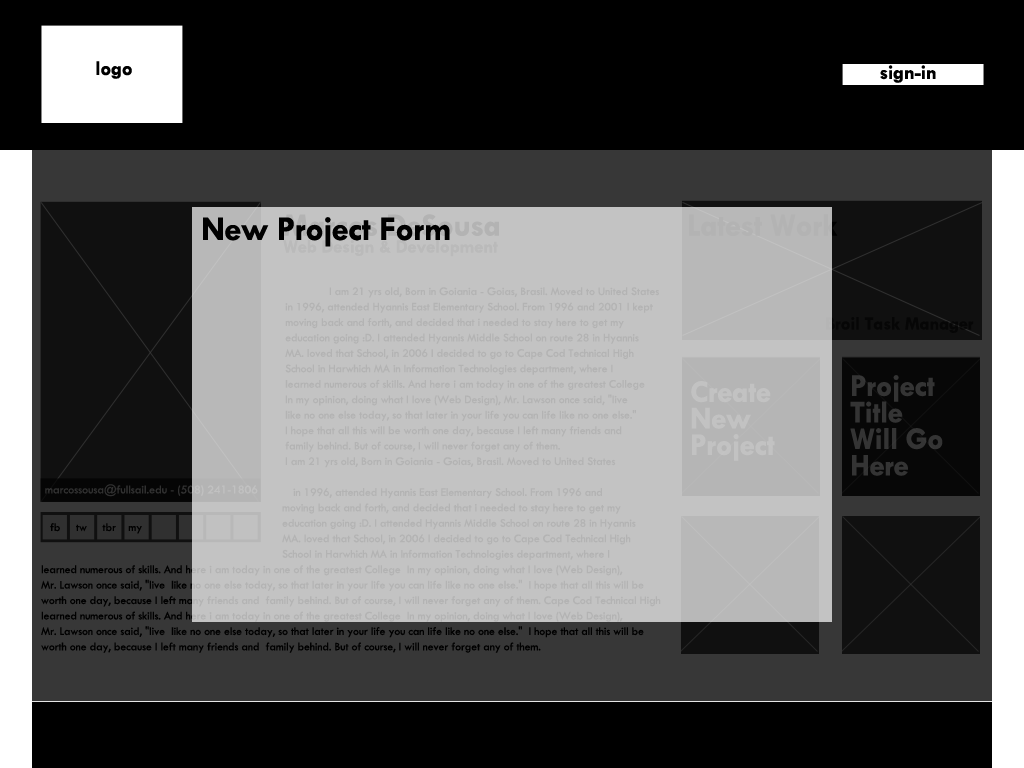
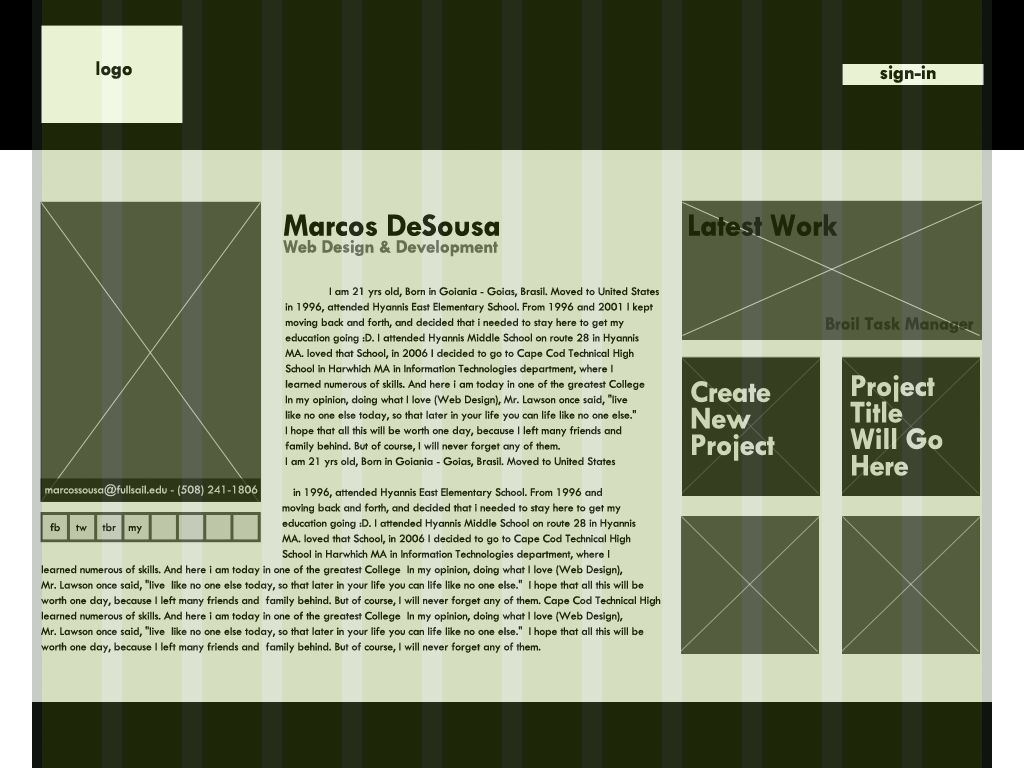
Comparing the layer stacks of the two 1024x768 images. Changes:
showed group "12 grid" (3 layers) over (x1=32, y1=0, x2=992, y2=768)
removed group "new project" (5 layers) from group "content" over (x1=32, y1=150, x2=992, y2=701)
removed group "title" (1 layers) from group "new project" over (x1=203, y1=217, x2=450, y2=247)
removed layer "New Project Form" from group "title" over (x1=203, y1=217, x2=450, y2=247)
removed layer "Shape 22" (was 70%) from group "new project" over (x1=192, y1=207, x2=832, y2=622)
removed group "bg" (1st of 3, in "content" › "new project") (1 layers) from group "new project" over (x1=32, y1=150, x2=992, y2=701)
removed layer "Shape 21" (was 76%) from group "bg" over (x1=32, y1=150, x2=992, y2=701)
